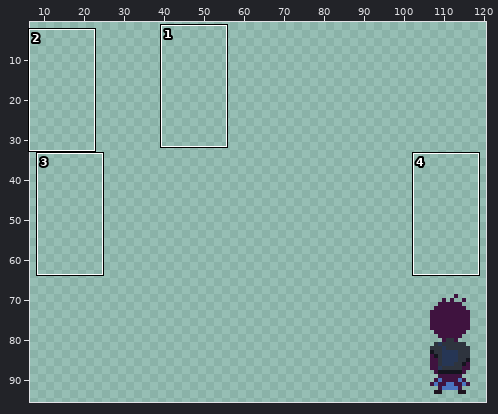
One commit to this sprite sheet: Sprites/Dara_detras.png. Above, an overview of the earlier version with the close-up marked.
Close-up. First the earlier version:
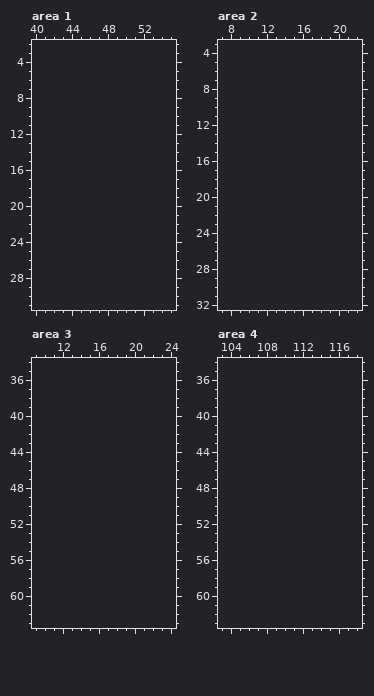
The file is 320x320 pixels, drawn in blocks of 10x10; one block is one cell here. Shown: area 1: x 40..55, y 2..31; area 2: x 7..22, y 3..32; area 3: x 9..24, y 34..63; area 4: x 103..118, y 34..63. The old version is drawn lined up with the new one, on the new canvas. The wide view leaves out empty margins. The commit also changed other parts of the picture, which this record leaves out.
Once edited:
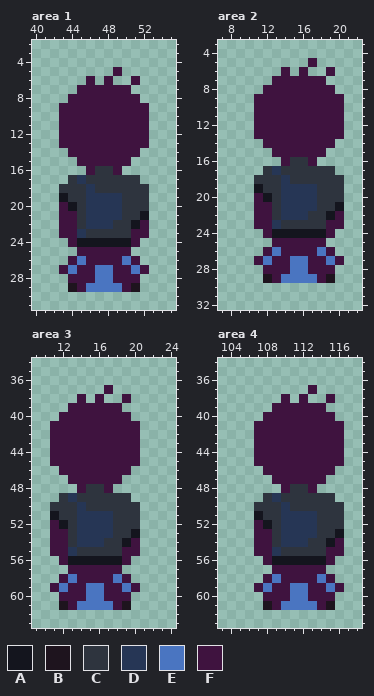
Palette (. is transparent): A #14151e  B #1e141e  C #2e343e  D #263655  E #4a75c1  F #3f133f
Change:
canvas 32x32 -> 128x96, the old top-left corner now at 96,64
Area 1:
y 5: x 49 . -> F
y 6: x 46 . -> F; x 48 . -> F; x 51 . -> F
y 7: x 45..50 ...... -> FFFFFF
y 8: x 44..51 ........ -> FFFFFFFF
y 9..13: x 43..52 .......... -> FFFFFFFFFF
y 14: x 44..51 ........ -> FFFFFFFF
y 15: x 45..50 ...... -> FFFFFF
y 16: x 46..49 .... -> FCCF
y 17: x 44..51 ........ -> CDCCCCCC
y 18: x 43..52 .......... -> CCCDCCCCCC
y 19: x 43..52 .......... -> ACCDDDDCCC
y 20: x 43..52 .......... -> FACDDDDCCC
y 21: x 43..52 .......... -> FFCDDDDCCA
y 22: x 43..52 .......... -> FFCDDDCCAF
y 23: x 43..52 .......... -> FFDCCCCCFF
y 24: x 44..51 ........ -> FAAAAAAF
y 25: x 45..50 ...... -> FFFFFF
y 26: x 44..51 ........ -> FEFFFFEF
y 27: x 43..52 .......... -> FEFFEEFFEF
y 28: x 44..51 ........ -> FFFEEFFF
y 29: x 44..51 ........ -> BFEEEEFB
Area 2:
y 5: x 17 . -> F
y 6: x 14 . -> F; x 16 . -> F; x 19 . -> F
y 7: x 13..18 ...... -> FFFFFF
y 8: x 12..19 ........ -> FFFFFFFF
y 9..13: x 11..20 .......... -> FFFFFFFFFF
y 14: x 12..19 ........ -> FFFFFFFF
y 15: x 13..18 ...... -> FFFFFF
y 16: x 14..17 .... -> FCCF
y 17: x 12..19 ........ -> CDCCCCCC
y 18: x 11..20 .......... -> CCCDCCCCCC
y 19: x 11..20 .......... -> ACCDDDDCCC
y 20: x 11..20 .......... -> FACDDDDCCC
y 21: x 11..20 .......... -> FFCDDDDCCA
y 22: x 11..20 .......... -> FFCDDDCCAF
y 23: x 11..20 .......... -> FFDCCCCCFF
y 24: x 12..19 ........ -> FAAAAAAF
y 25: x 13..18 ...... -> FFFFFF
y 26: x 12..19 ........ -> FEFFFFEF
y 27: x 11..20 .......... -> FEFFEEFFEF
y 28: x 12..19 ........ -> FFFEEFFF
y 29: x 12..19 ........ -> BFEEEEFB
Area 3:
y 37: x 17 . -> F
y 38: x 14 . -> F; x 16 . -> F; x 19 . -> F
y 39: x 13..18 ...... -> FFFFFF
y 40: x 12..19 ........ -> FFFFFFFF
y 41..45: x 11..20 .......... -> FFFFFFFFFF
y 46: x 12..19 ........ -> FFFFFFFF
y 47: x 13..18 ...... -> FFFFFF
y 48: x 14..17 .... -> FCCF
y 49: x 12..19 ........ -> CDCCCCCC
y 50: x 11..20 .......... -> CCCDCCCCCC
y 51: x 11..20 .......... -> ACCDDDDCCC
y 52: x 11..20 .......... -> FACDDDDCCC
y 53: x 11..20 .......... -> FFCDDDDCCA
y 54: x 11..20 .......... -> FFCDDDCCAF
y 55: x 11..20 .......... -> FFDCCCCCFF
y 56: x 12..19 ........ -> FAAAAAAF
y 57: x 13..18 ...... -> FFFFFF
y 58: x 12..19 ........ -> FEFFFFEF
y 59: x 11..20 .......... -> FEFFEEFFEF
y 60: x 12..19 ........ -> FFFEEFFF
y 61: x 12..19 ........ -> BFEEEEFB
Area 4:
y 37: x 113 . -> F
y 38: x 110 . -> F; x 112 . -> F; x 115 . -> F
y 39: x 109..114 ...... -> FFFFFF
y 40: x 108..115 ........ -> FFFFFFFF
y 41..45: x 107..116 .......... -> FFFFFFFFFF
y 46: x 108..115 ........ -> FFFFFFFF
y 47: x 109..114 ...... -> FFFFFF
y 48: x 110..113 .... -> FCCF
y 49: x 108..115 ........ -> CDCCCCCC
y 50: x 107..116 .......... -> CCCDCCCCCC
y 51: x 107..116 .......... -> ACCDDDDCCC
y 52: x 107..116 .......... -> FACDDDDCCC
y 53: x 107..116 .......... -> FFCDDDDCCA
y 54: x 107..116 .......... -> FFCDDDCCAF
y 55: x 107..116 .......... -> FFDCCCCCFF
y 56: x 108..115 ........ -> FAAAAAAF
y 57: x 109..114 ...... -> FFFFFF
y 58: x 108..115 ........ -> FEFFFFEF
y 59: x 107..116 .......... -> FEFFEEFFEF
y 60: x 108..115 ........ -> FFFEEFFF
y 61: x 108..115 ........ -> BFEEEEFB
Boxes around the changes in both close-ups, in picture pixels (x1, y1, x2, y2):
added: (59, 67, 149, 292)
added: (254, 58, 344, 283)
added: (50, 385, 140, 610)
added: (254, 385, 344, 610)
